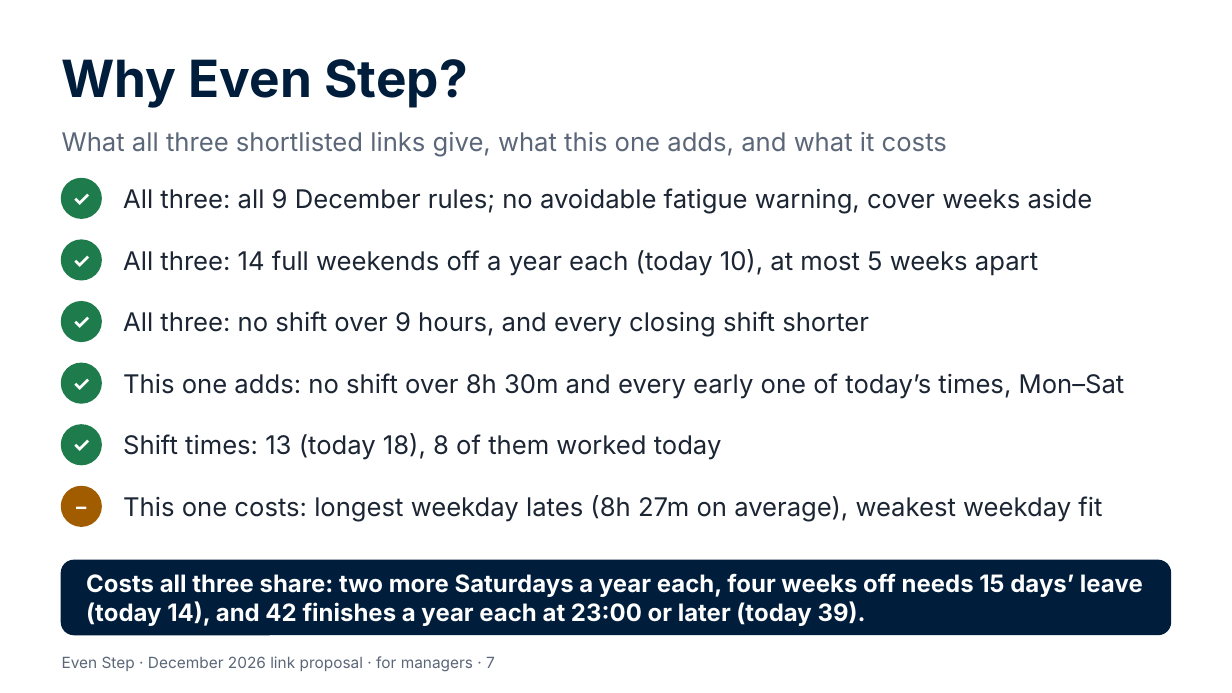
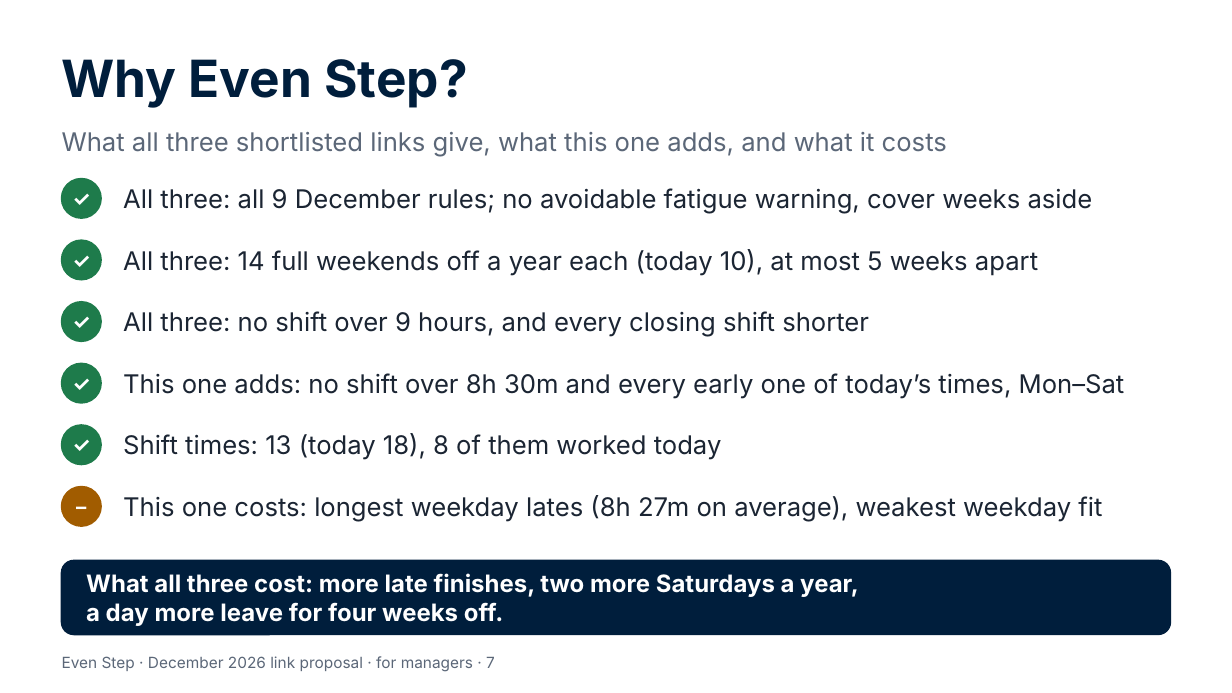
Before and after one commit to Garethdavidmiller/roster-app, a slide deck: slide 7 of docs/links-26/presentations/Even-Step-for-managers.pptx. Drawn at 1232x693 pixels with LibreOffice and Linux fonts; fonts in the diff are those of the drawing. Boxes give left, top, right and bottom in pixels: in the first picture for what was removed or moved away, otherwise in the second. Text is boxed around its words. In the diff, an @@ line names an element or a change of style, - is before the commit and + after.

```diff
--- a/docs/links-26/presentations/Even-Step-for-managers.pptx
+++ b/docs/links-26/presentations/Even-Step-for-managers.pptx
@@ text at [86, 573, 859, 626]: text changed @@
-Costs all three share: two more Saturdays a year each, four weeks off needs 15 days’ leave (today 14), and 42 finishes a year each at 23:00 or later (today 39).
+What all three cost: more late finishes, two more Saturdays a year, a day more leave for four weeks off.
```
Also in this commit, not shown: 2 other slides changed, 14 other files.
